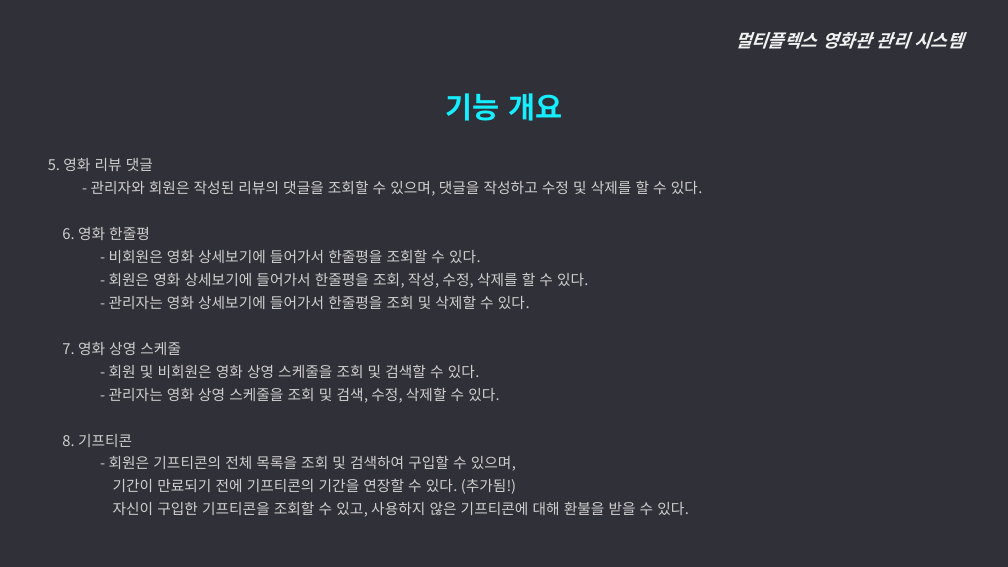
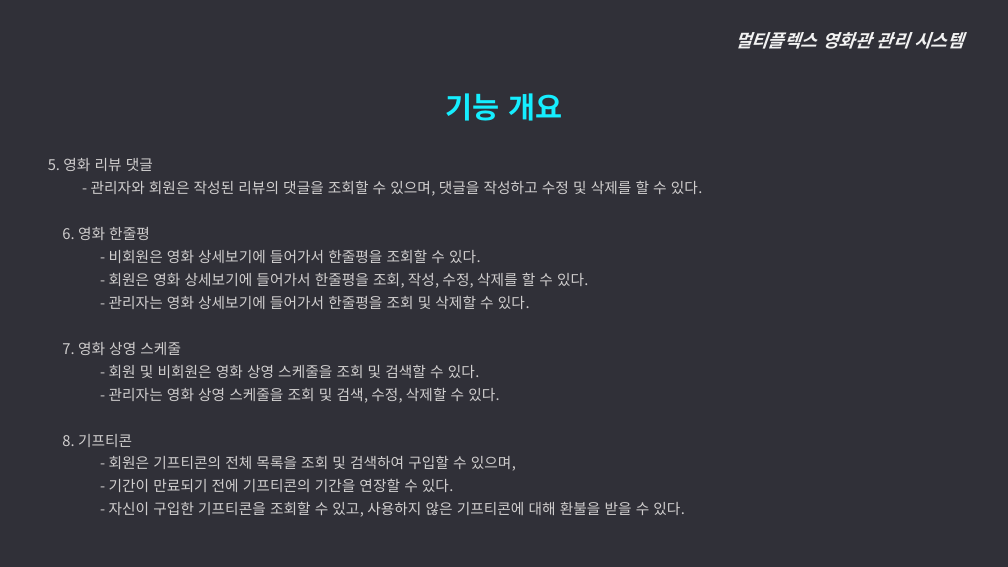
Before and after one commit to ywc-412/MultiplexTeamProject, a slide deck: slide 5 of 2조 시스템개요, 요구사항 정의.pptx. Drawn at 1008x567 pixels with LibreOffice and Linux fonts; fonts in the diff are those of the drawing. Boxes give left, top, right and bottom in pixels: in the first picture for what was removed or moved away, otherwise in the second. Text is boxed around its words. In the diff, an @@ line names an element or a change of style, - is before the commit and + after.

```diff
--- a/2조 시스템개요, 요구사항 정의.pptx
+++ b/2조 시스템개요, 요구사항 정의.pptx
@@ text at [109, 479, 685, 517]: text changed @@
-    기간이 만료되기 전에 기프티콘의 기간을 연장할 수 있다. (추가됨!)
-    자신이 구입한 기프티콘을 조회할 수 있고, 사용하지 않은 기프티콘에 대해 환불을 받을 수 있다.
+    - 기간이 만료되기 전에 기프티콘의 기간을 연장할 수 있다.
+    - 자신이 구입한 기프티콘을 조회할 수 있고, 사용하지 않은 기프티콘에 대해 환불을 받을 수 있다.
```
Also in this commit, not shown: 15 other slides changed, 1 slide added, 4 slides removed, 2 other files.
